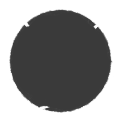
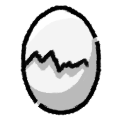
Two versions of the same layered image (w=122, h=122). Layer-by-layer changes:
added group "Ovo_rachado" with 3 layers above "ceesta" over [9, 5, 113, 116]
added layer "line" in group "Ovo_rachado" over [9, 5, 113, 116]
added layer "pitura" in group "Ovo_rachado" over [9, 5, 113, 116]
hid group "Olho" (4 layers) over [9, 5, 113, 116]